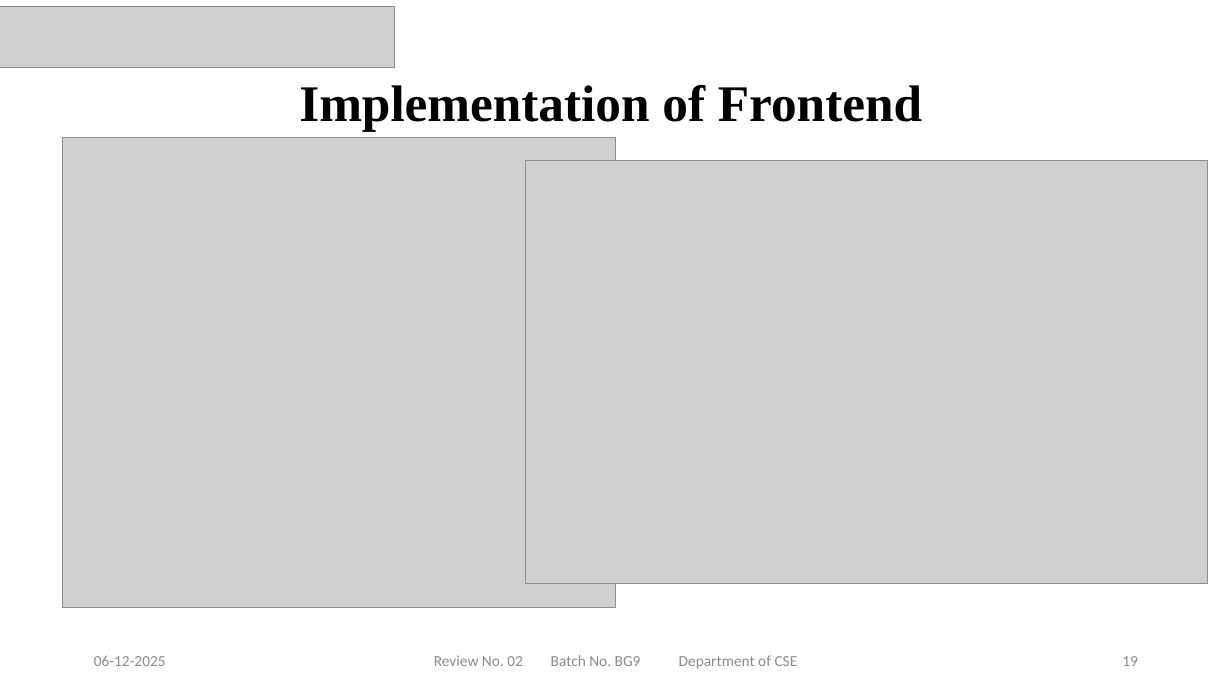
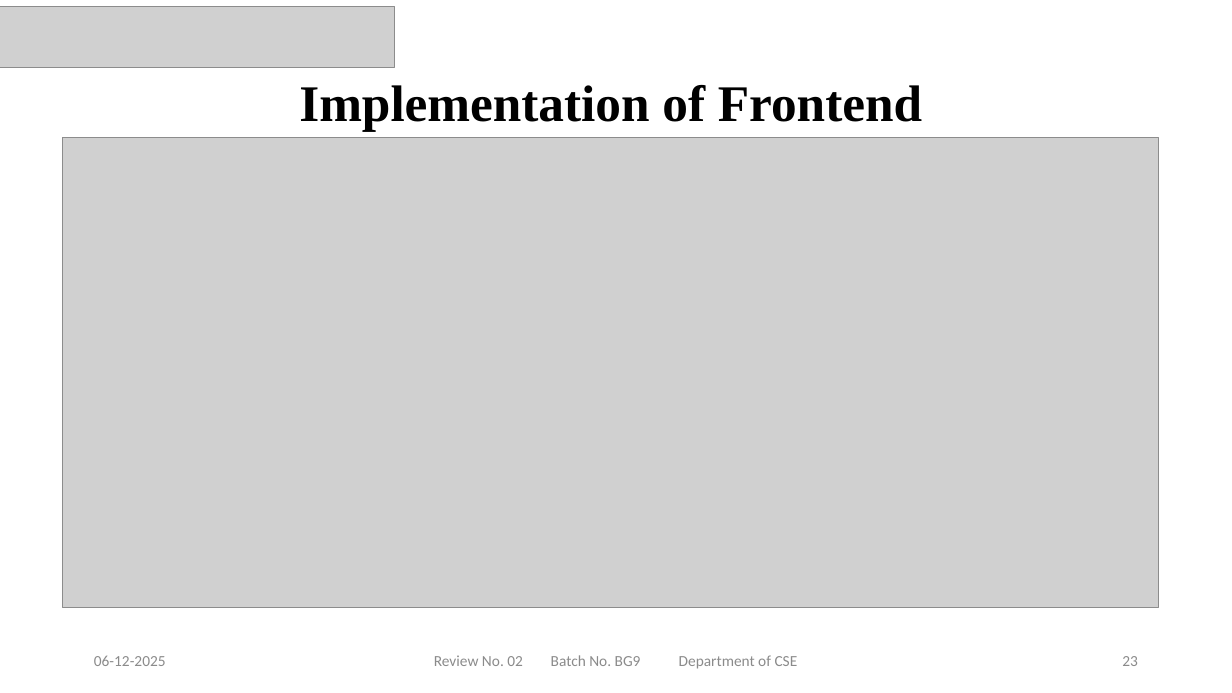
Before and after one commit to NEC-CSE-Projects-2022/BG9, a slide deck: slide 23 of Documents/BG9_PPT.pptx (slide 19 before the commit). Drawn at 1232x693 pixels with LibreOffice and Linux fonts; fonts in the diff are those of the drawing; grey boxes stand for pictures. Boxes give left, top, right and bottom in pixels: in the first picture for what was removed or moved away, otherwise in the second. Text is boxed around its words. In the diff, an @@ line names an element or a change of style, - is before the commit and + after.

```diff
--- a/Documents/BG9_PPT.pptx
+++ b/Documents/BG9_PPT.pptx
@@ picture: place and size @@
-picture at [62,137,616,607]
+picture at [62,137,1158,607]
@@ picture removed at [525,160,1208,583] @@
@@ page number at [1122,656,1138,666]: text changed @@
-19
+23
```
Also in this commit, not shown: 6 other slides changed, 8 slides added, 1 other file.
